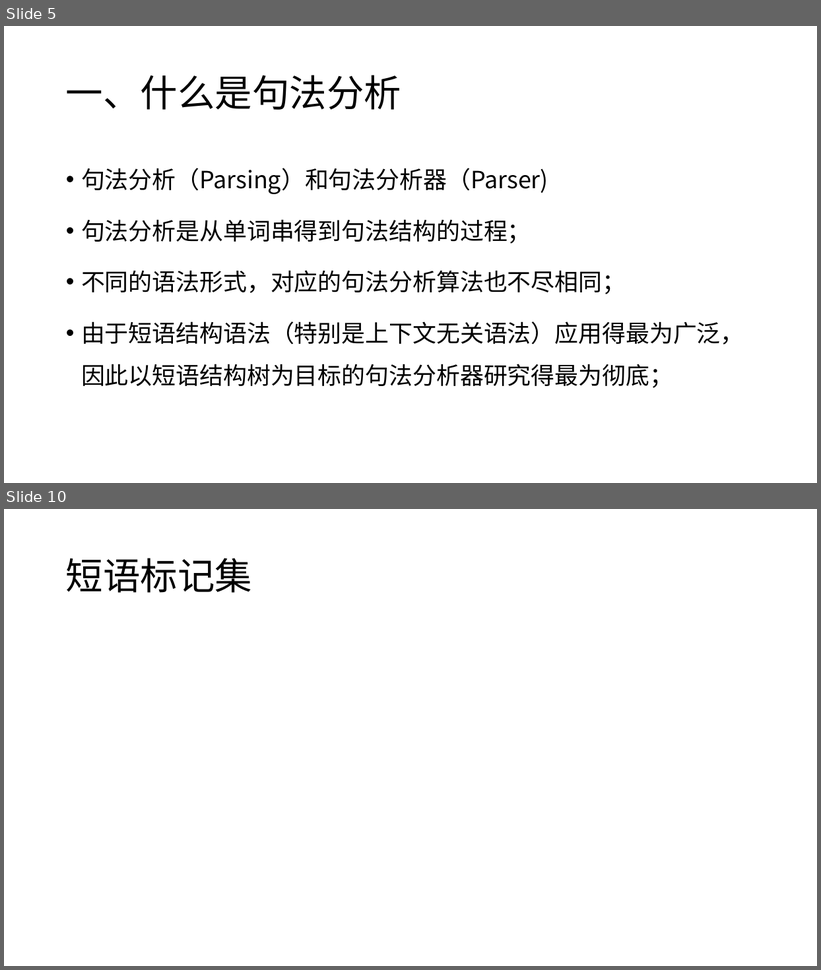
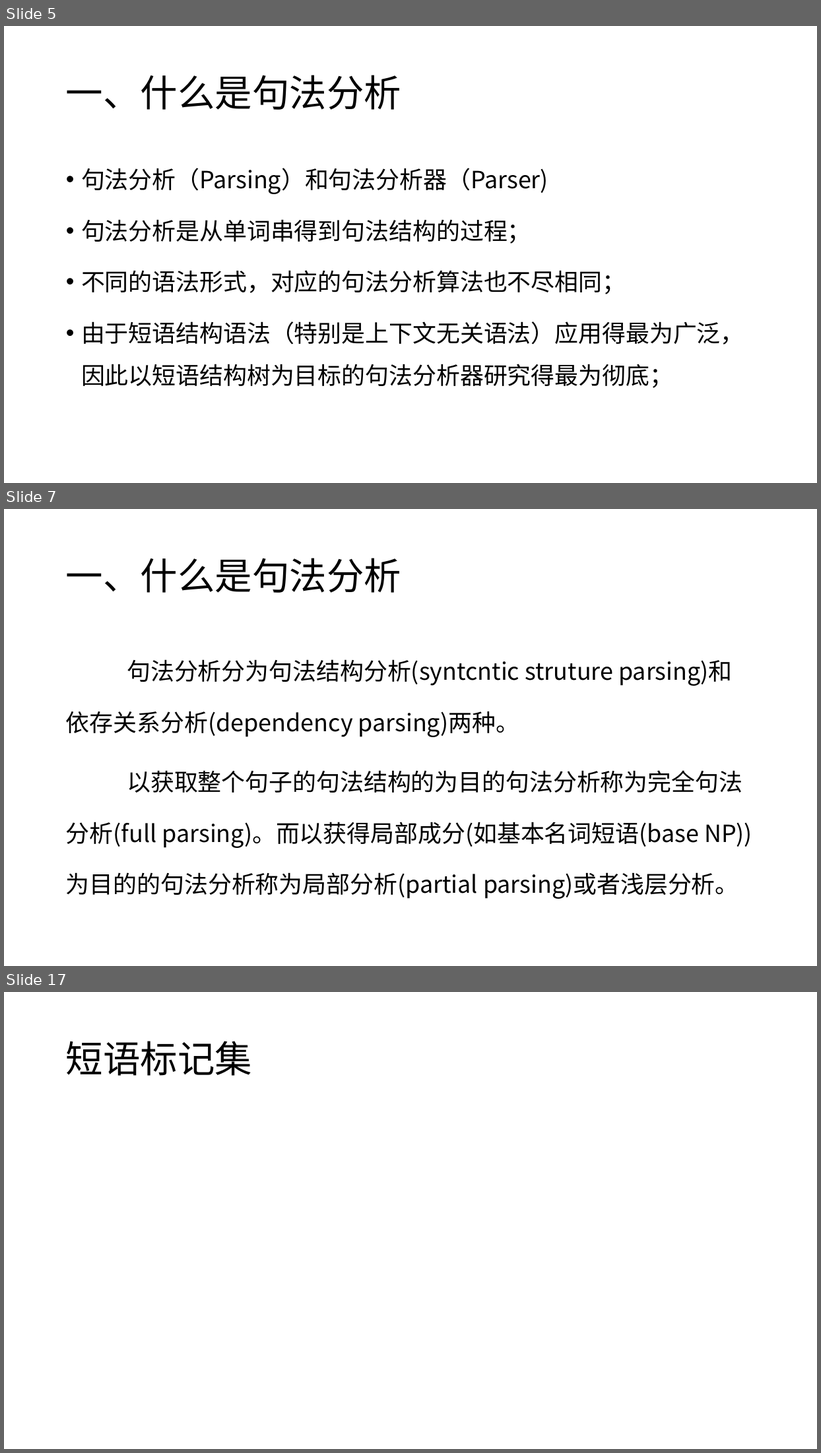
Before and after one commit to charlesXu86/Chatbot_CN, a slide deck: Chatbot_Doc/课程/NLP-6-句法分析.pptx. Shown one above the other, each under a label of ours: slides 5 and 10 before the commit, slides 5, 7 and 17 after it; the slides between them are not shown. The pictures are 821x970 and 821x1453 pixels, drawn with LibreOffice and Linux fonts; fonts in the diff are those of the drawing. Boxes give left, top, right and bottom in pixels: in the first picture for what was removed or moved away, otherwise in the second. Text is boxed around its words. In the diff, an @@ line names an element or a change of style, - is before the commit and + after.

Commit message:
句法分析

```diff
--- a/Chatbot_Doc/课程/NLP-6-句法分析.pptx
+++ b/Chatbot_Doc/课程/NLP-6-句法分析.pptx
@@ slide 7 added at [4, 509, 817, 966], background #FFFFFF @@
@@ title added at [66, 558, 401, 593], 44 pt, text #000000 @@
+一、什么是句法分析
@@ text added at [66, 659, 752, 899], 28 pt, text #000000 @@
+句法分析分为句法结构分析(syntcntic struture parsing)和依存关系分析(dependency parsing)两种。
+以获取整个句子的句法结构的为目的句法分析称为完全句法分析(full parsing)。而以获得局部成分(如基本名词短语(base NP))为目的的句法分析称为局部分析(partial parsing)或者浅层分析。
@@ what was slide 10 is now slide 17 @@
```
Also in this commit, not shown: 13 slides changed, 7 other slides added.
